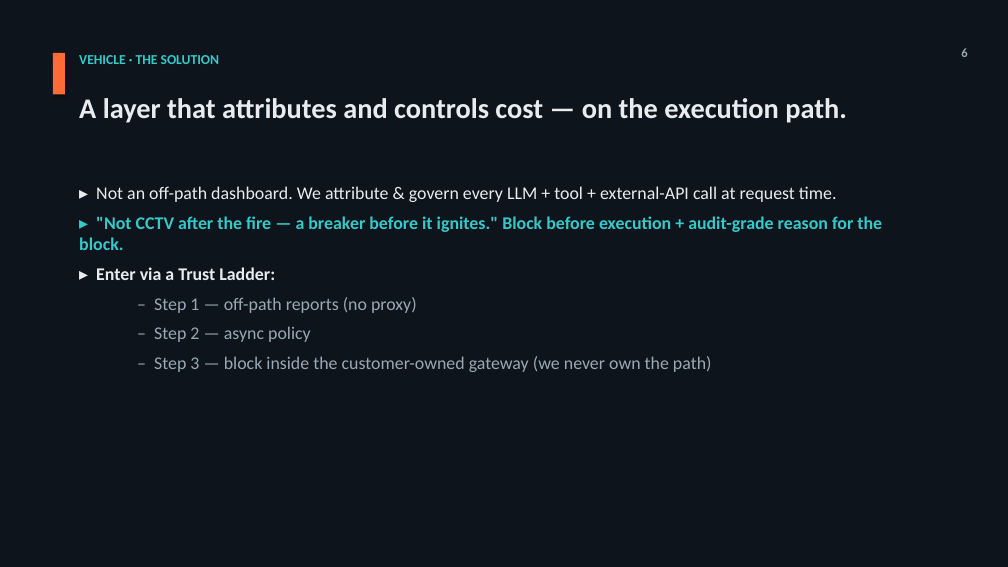
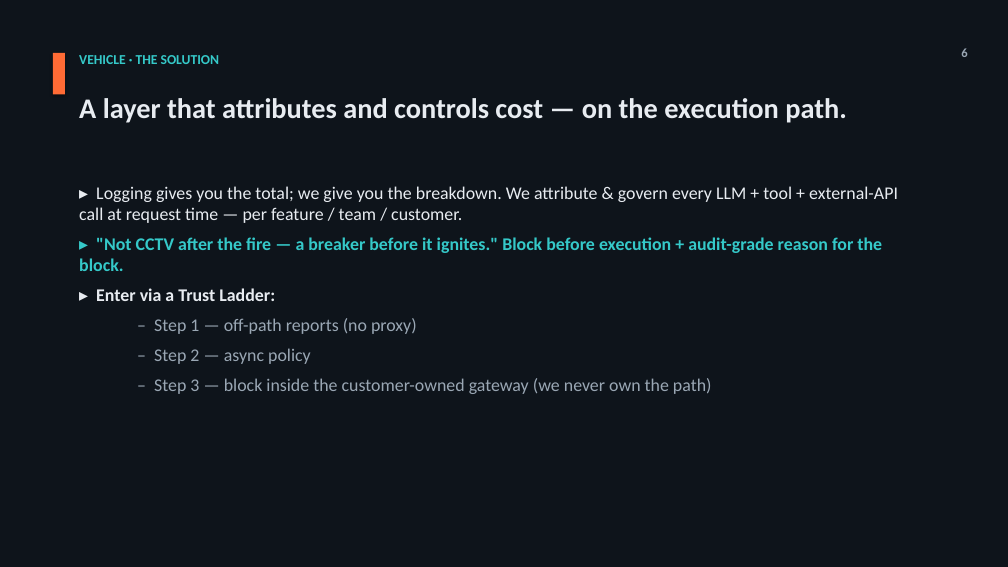
Before and after one commit to jmormalik/WTIA_AI_Cost_Gov, a slide deck: slide 6 of deliverables/Pitch_Deck_VersionB_Hero-Hybrid_EN.pptx. Drawn at 1008x567 pixels with LibreOffice and Linux fonts; fonts in the diff are those of the drawing. Boxes give left, top, right and bottom in pixels: in the first picture for what was removed or moved away, otherwise in the second. Text is boxed around its words. In the diff, an @@ line names an element or a change of style, - is before the commit and + after.

```diff
--- a/deliverables/Pitch_Deck_VersionB_Hero-Hybrid_EN.pptx
+++ b/deliverables/Pitch_Deck_VersionB_Hero-Hybrid_EN.pptx
@@ text at [79,186,898,223]: text changed @@
-▸ Not an off-path dashboard. We attribute & govern every LLM + tool + external-API call at request time.
+▸ Logging gives you the total; we give you the breakdown. We attribute & govern every LLM + tool + external-API call at request time — per feature / team / customer.
```
Also in this commit, not shown: 4 other slides changed, 6 other files.
